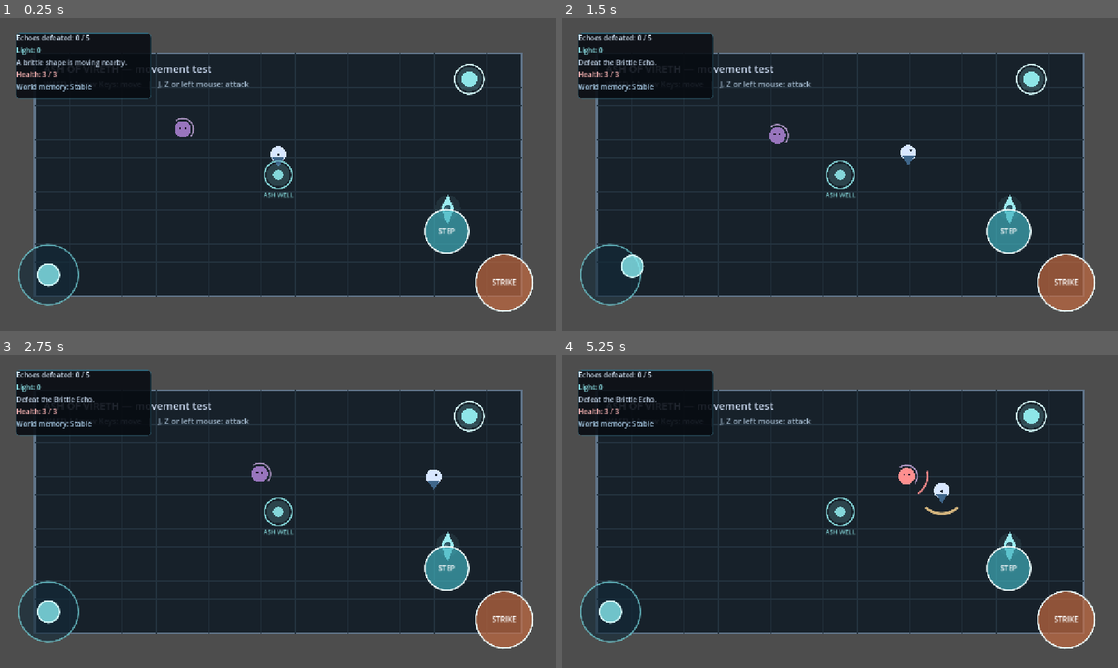
Above: before the commit, frames 1-4 (two rows, left to right).
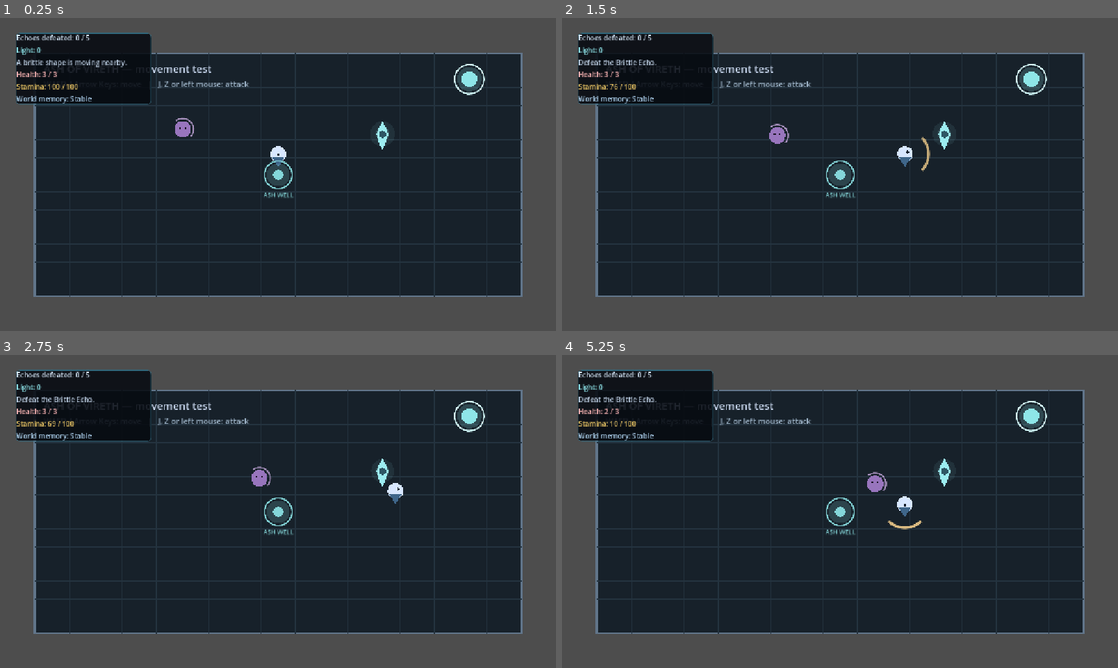
Above: after the commit, the same moments.

Repository: vxvxzs/AshOfVierth
Game: Godot game, scene res://scenes/Main.tscn
Same seed, same stepped clock (60 frames per second), same inputs: the game is played once before the commit and once after it.
Inputs (mouse positions are in pixels of both pictures, inside the frame that each line leads up to):
- Up to frame 1 (0.25 s): no input
- Up to frame 2 (1.5 s): tap E at 0.5, 0.6 s; move the mouse to (962, 158) at 0.52 s; hold D 0.53-1.25 s; click (962, 158) at 0.67 s; tap Space at 0.77 s; drag from (612, 274) to (917, 152) at 1.27 s
- Up to frame 3 (2.75 s): move the mouse to (505, 617) at 2.02 s; hold D from 2.03 s (still down); tap Enter at 2.1 s; click (505, 617) at 2.17 s; tap E at 2.3 s
- Up to frame 4 (5.25 s): release D at 2.75 s; drag from (1006, 567) to (995, 477) at 2.77 s; move the mouse to (1006, 558) at 3.52 s; hold A 3.53-4.25 s; tap Z at 3.6 s; click (1006, 558) at 3.67 s; tap Space at 3.77 s; tap E at 3.8, 5.1 s; drag from (673, 464) to (873, 473) at 4.27 s; move the mouse to (867, 511) at 5.02 s; hold S from 5.03 s (still down); click (867, 511) at 5.17 s

The runs differ from the first frame. In frame 1, 4.1% of the frame differs, in the area x 2-96%, y 20-94%; in frame 2, 4.2%; in frame 3, 4.5%; in frame 4, 4.8%, in the area x 2-96%, y 17-94%.

Commit message:
Improve mobile combat controls and stamina

Diff:
--- a/scenes/levels/TestArena.tscn
+++ b/scenes/levels/TestArena.tscn
@@ -21,7 +21,7 @@
 position = Vector2(640, 360)
 
 [node name="Spirit" parent="." instance=ExtResource("8_spirit")]
-position = Vector2(1030, 440)
+position = Vector2(880, 270)
 
 [node name="EchoSpawn1" type="Marker2D" parent="."]
 position = Vector2(400, 250)
--- a/scenes/ui/TestHUD.tscn
+++ b/scenes/ui/TestHUD.tscn
@@ -50,6 +50,10 @@
 text = "Health: 3 / 3"
 theme_override_colors/font_color = Color(1, 0.72, 0.72, 1)
 
+[node name="StaminaLabel" type="Label" parent="MarginContainer/PanelContainer/VBoxContainer"]
+text = "Stamina: 100 / 100"
+theme_override_colors/font_color = Color(0.94, 0.79, 0.4, 1)
+
 [node name="WorldLabel" type="Label" parent="MarginContainer/PanelContainer/VBoxContainer"]
 text = "World memory: Stable"
 theme_override_colors/font_color = Color(0.68, 0.82, 0.93, 1)
--- a/scripts/dialogue/dialogue_panel.gd
+++ b/scripts/dialogue/dialogue_panel.gd
@@ -57,4 +57,7 @@
 	var line: Dictionary = lines[current_line_index]
 	speaker_label.text = str(line.get("speaker", "Unknown"))
 	body_label.text = str(line.get("text", ""))
-	continue_label.text = "Tap or press E to continue"
+	continue_label.text = "Tap to continue" if _is_mobile_platform() else "Press E, Space or click to continue"
+
+func _is_mobile_platform() -> bool:
+	return OS.has_feature("mobile") or OS.has_feature("ios") or OS.has_feature("android")
--- a/scripts/levels/test_arena.gd
+++ b/scripts/levels/test_arena.gd
@@ -120,6 +120,10 @@
 	for y in range(int(ARENA_RECT.position.y) + 40, int(ARENA_RECT.end.y), 40):
 		draw_line(Vector2(ARENA_RECT.position.x, y), Vector2(ARENA_RECT.end.x, y), GRID_COLOR, 1.0)
 	draw_string(ThemeDB.fallback_font, Vector2(100, 125), "ASH OF VIRETH — movement test", HORIZONTAL_ALIGNMENT_LEFT, -1, 24, Color("d8e7ff"))
-	draw_string(ThemeDB.fallback_font, Vector2(100, 158), "WASD / Arrow Keys: move   |   J, Z or left mouse: attack", HORIZONTAL_ALIGNMENT_LEFT, -1, 18, Color("9ab0c4"))
+	var controls_text := "Touch: drag the left circle to move | tap STRIKE to attack" if _is_mobile_platform() else "WASD / Arrow Keys: move   |   J, Z or left mouse: attack"
+	draw_string(ThemeDB.fallback_font, Vector2(100, 158), controls_text, HORIZONTAL_ALIGNMENT_LEFT, -1, 18, Color("9ab0c4"))
 	if ProgressionManager.death_count > 0:
 		draw_string(ThemeDB.fallback_font, Vector2(100, 190), "The arena remembers where you fell.", HORIZONTAL_ALIGNMENT_LEFT, -1, 18, Color("b1cee3"))
+
+func _is_mobile_platform() -> bool:
+	return OS.has_feature("mobile") or OS.has_feature("ios") or OS.has_feature("android")
--- a/scripts/npcs/spirit.gd
+++ b/scripts/npcs/spirit.gd
@@ -21,6 +21,9 @@
 	if not available or not player_nearby or _is_dialogue_open():
 		return
 	if event is InputEventKey and event.pressed and not event.echo and event.keycode == KEY_E:
+		_start_conversation()
+		get_viewport().set_input_as_handled()
+	elif event is InputEventScreenTouch and event.pressed and event.position.distance_to(global_position) <= INTERACTION_RADIUS:
 		_start_conversation()
 		get_viewport().set_input_as_handled()
 
@@ -71,4 +74,8 @@
 	draw_colored_polygon(PackedVector2Array([Vector2(0, -34), Vector2(14, -4), Vector2(5, 23), Vector2(0, 32), Vector2(-6, 23), Vector2(-14, -4)]), SPIRIT_COLOR)
 	draw_circle(Vector2(0, -3), 8.0, Color("2e5664"))
 	if available and player_nearby and not _is_dialogue_open():
-		draw_string(ThemeDB.fallback_font, Vector2(-48, -54), "E: Speak", HORIZONTAL_ALIGNMENT_CENTER, 96, 16, PROMPT_COLOR)
+		var prompt := "Tap the Spirit" if _is_mobile_platform() else "E: Speak"
+		draw_string(ThemeDB.fallback_font, Vector2(-56, -54), prompt, HORIZONTAL_ALIGNMENT_CENTER, 112, 16, PROMPT_COLOR)
+
+func _is_mobile_platform() -> bool:
+	return OS.has_feature("mobile") or OS.has_feature("ios") or OS.has_feature("android")
--- a/scripts/player/components/player_combat.gd
+++ b/scripts/player/components/player_combat.gd
@@ -1,31 +1,54 @@
 class_name PlayerCombat
 extends Node
 
-const LIGHT_ATTACK_DURATION := 0.24
-const LIGHT_ATTACK_ACTIVE_START := 0.07
-const LIGHT_ATTACK_ACTIVE_END := 0.15
+signal stamina_changed(current_stamina: float, max_stamina: float)
+
+const LIGHT_ATTACK_DURATION := 0.36
+const LIGHT_ATTACK_ACTIVE_START := 0.10
+const LIGHT_ATTACK_ACTIVE_END := 0.19
+const ATTACK_COOLDOWN := 0.34
+const LIGHT_ATTACK_STAMINA_COST := 24.0
+const MAX_STAMINA := 100.0
+const STAMINA_REGEN_PER_SECOND := 32.0
+const STAMINA_REGEN_DELAY := 0.42
 const ATTACK_REACH := 42.0
-const ATTACK_MOVE_SPEED_MULTIPLIER := 0.35
+const ATTACK_MOVE_SPEED_MULTIPLIER := 0.50
 
 @onready var attack_hitbox: Area2D = get_parent().get_node("AttackHitbox")
 @onready var attack_collision: CollisionShape2D = attack_hitbox.get_node("CollisionShape2D")
 
 var attack_time_left := 0.0
 var attack_elapsed := 0.0
+var attack_cooldown_left := 0.0
+var stamina := MAX_STAMINA
+var stamina_regen_delay_left := 0.0
 var hit_target_ids: Dictionary = {}
 
 func _ready() -> void:
 	attack_hitbox.area_entered.connect(_on_attack_area_entered)
+	stamina_changed.emit(stamina, MAX_STAMINA)
 
 func try_light_attack() -> bool:
-	if attack_time_left > 0.0:
+	if attack_time_left > 0.0 or attack_cooldown_left > 0.0 or stamina < LIGHT_ATTACK_STAMINA_COST:
 		return false
+	stamina -= LIGHT_ATTACK_STAMINA_COST
+	stamina_regen_delay_left = STAMINA_REGEN_DELAY
+	attack_cooldown_left = ATTACK_COOLDOWN
 	attack_time_left = LIGHT_ATTACK_DURATION
 	attack_elapsed = 0.0
 	hit_target_ids.clear()
+	stamina_changed.emit(stamina, MAX_STAMINA)
 	return true
 
 func tick(delta: float) -> void:
+	attack_cooldown_left = maxf(0.0, attack_cooldown_left - delta)
+	if stamina_regen_delay_left > 0.0:
+		stamina_regen_delay_left = maxf(0.0, stamina_regen_delay_left - delta)
+	elif stamina < MAX_STAMINA:
+		var previous_stamina := stamina
+		stamina = minf(MAX_STAMINA, stamina + STAMINA_REGEN_PER_SECOND * delta)
+		if floori(previous_stamina) != floori(stamina) or stamina == MAX_STAMINA:
+			stamina_changed.emit(stamina, MAX_STAMINA)
 	if attack_time_left <= 0.0:
 		return
 	attack_time_left = maxf(0.0, attack_time_left - delta)
@@ -49,6 +72,9 @@
 func get_attack_progress() -> float:
 	return 1.0 - attack_time_left / LIGHT_ATTACK_DURATION
 
+func get_stamina() -> float:
+	return stamina
+
 func _on_attack_area_entered(area: Area2D) -> void:
 	if not is_attacking():
 		return
--- a/scripts/ui/mobile_controls.gd
+++ b/scripts/ui/mobile_controls.gd
@@ -10,6 +10,16 @@
 @onready var step_button = $Root/StepButton
 
 func _ready() -> void:
+	visible = _is_mobile_platform()
 	joystick.input_changed.connect(move_input_changed.emit)
 	attack_button.activated.connect(attack_requested.emit)
 	step_button.activated.connect(short_step_requested.emit)
+	ProgressionManager.ability_unlocked.connect(_on_ability_unlocked)
+	step_button.visible = ProgressionManager.is_ability_unlocked(&"short_step")
+
+func _on_ability_unlocked(ability_id: StringName) -> void:
+	if ability_id == &"short_step":
+		step_button.show()
+
+func _is_mobile_platform() -> bool:
+	return OS.has_feature("mobile") or OS.has_feature("ios") or OS.has_feature("android")
--- a/scripts/ui/skill_panel.gd
+++ b/scripts/ui/skill_panel.gd
@@ -25,7 +25,8 @@
 
 func _refresh() -> void:
 	if ProgressionManager.is_ability_unlocked(&"short_step"):
-		status_label.text = "Short Step awakened.\nUse Space for a short evasive step."
+		var instruction := "Tap STEP for a short evasive step." if _is_mobile_platform() else "Use Space for a short evasive step."
+		status_label.text = "Short Step awakened.\n%s" % instruction
 		unlock_button.text = "Awakened"
 		unlock_button.disabled = true
 	else:
@@ -33,6 +34,9 @@
 		unlock_button.text = "Awaken Short Step"
 		unlock_button.disabled = ProgressionManager.light_points < ProgressionManager.SHORT_STEP_COST
 
+func _is_mobile_platform() -> bool:
+	return OS.has_feature("mobile") or OS.has_feature("ios") or OS.has_feature("android")
+
 func _unhandled_input(event: InputEvent) -> void:
 	if visible and event is InputEventKey and event.pressed and not event.echo and event.keycode == KEY_ESCAPE:
 		hide()
--- a/scripts/ui/test_hud.gd
+++ b/scripts/ui/test_hud.gd
@@ -4,10 +4,13 @@
 @onready var light_label: Label = $MarginContainer/PanelContainer/VBoxContainer/LightLabel
 @onready var objective_label: Label = $MarginContainer/PanelContainer/VBoxContainer/ObjectiveLabel
 @onready var health_label: Label = $MarginContainer/PanelContainer/VBoxContainer/HealthLabel
+@onready var stamina_label: Label = $MarginContainer/PanelContainer/VBoxContainer/StaminaLabel
 @onready var world_label: Label = $MarginContainer/PanelContainer/VBoxContainer/WorldLabel
 
 var player_health := 3
 var player_max_health := 3
+var player_stamina := 100.0
+var player_max_stamina := 100.0
 
 func _ready() -> void:
 	ProgressionManager.echo_kills_changed.connect(_refresh)
@@ -22,8 +25,11 @@
 	var player := get_tree().get_first_node_in_group("player")
 	if player != null:
 		player.health.health_changed.connect(_on_player_health_changed)
+		player.combat.stamina_changed.connect(_on_player_stamina_changed)
 		player_health = player.health.current_health
 		player_max_health = player.health.MAX_HEALTH
+		player_stamina = player.combat.get_stamina()
+		player_max_stamina = player.combat.MAX_STAMINA
 		_refresh()
 
 func _refresh(_unused_value: int = 0) -> void:
@@ -31,6 +37,7 @@
 	light_label.text = "Light: %d" % ProgressionManager.light_points
 	objective_label.text = ProgressionManager.current_objective
 	health_label.text = "Health: %d / %d" % [player_health, player_max_health]
+	stamina_label.text = "Stamina: %d / %d" % [roundi(player_stamina), roundi(player_max_stamina)]
 	world_label.text = "World memory: %s" % ProgressionManager.get_world_memory_state()
 
 func _on_reward_granted(amount: int) -> void:
@@ -43,3 +50,8 @@
 	player_health = current_health
 	player_max_health = max_health
 	_refresh()
+
+func _on_player_stamina_changed(current_stamina: float, max_stamina: float) -> void:
+	player_stamina = current_stamina
+	player_max_stamina = max_stamina
+	_refresh()
--- a/scripts/world/memory_shrine.gd
+++ b/scripts/world/memory_shrine.gd
@@ -14,13 +14,22 @@
 	if not player_nearby:
 		return
 	if event is InputEventKey and event.pressed and not event.echo and event.keycode == KEY_E:
-		var panel := get_tree().get_first_node_in_group("skill_panel")
-		if panel != null:
-			panel.open_panel()
+		_open_panel()
+	elif event is InputEventScreenTouch and event.pressed and event.position.distance_to(global_position) <= INTERACTION_RADIUS:
+		_open_panel()
+
+func _open_panel() -> void:
+	var panel := get_tree().get_first_node_in_group("skill_panel")
+	if panel != null:
+		panel.open_panel()
 
 func _draw() -> void:
 	draw_circle(Vector2.ZERO, 28.0, Color(SHRINE_COLOR, 0.20))
 	draw_circle(Vector2.ZERO, 18.0, SHRINE_COLOR)
 	draw_arc(Vector2.ZERO, 34.0, 0.0, TAU, 20, Color("d8ffff"), 2.0, true)
 	if player_nearby:
-		draw_string(ThemeDB.fallback_font, Vector2(-56, -46), "E: Memory Shrine", HORIZONTAL_ALIGNMENT_CENTER, 112, 16, Color("d8ffff"))
+		var prompt := "Tap the Shrine" if _is_mobile_platform() else "E: Memory Shrine"
+		draw_string(ThemeDB.fallback_font, Vector2(-68, -46), prompt, HORIZONTAL_ALIGNMENT_CENTER, 136, 16, Color("d8ffff"))
+
+func _is_mobile_platform() -> bool:
+	return OS.has_feature("mobile") or OS.has_feature("ios") or OS.has_feature("android")
